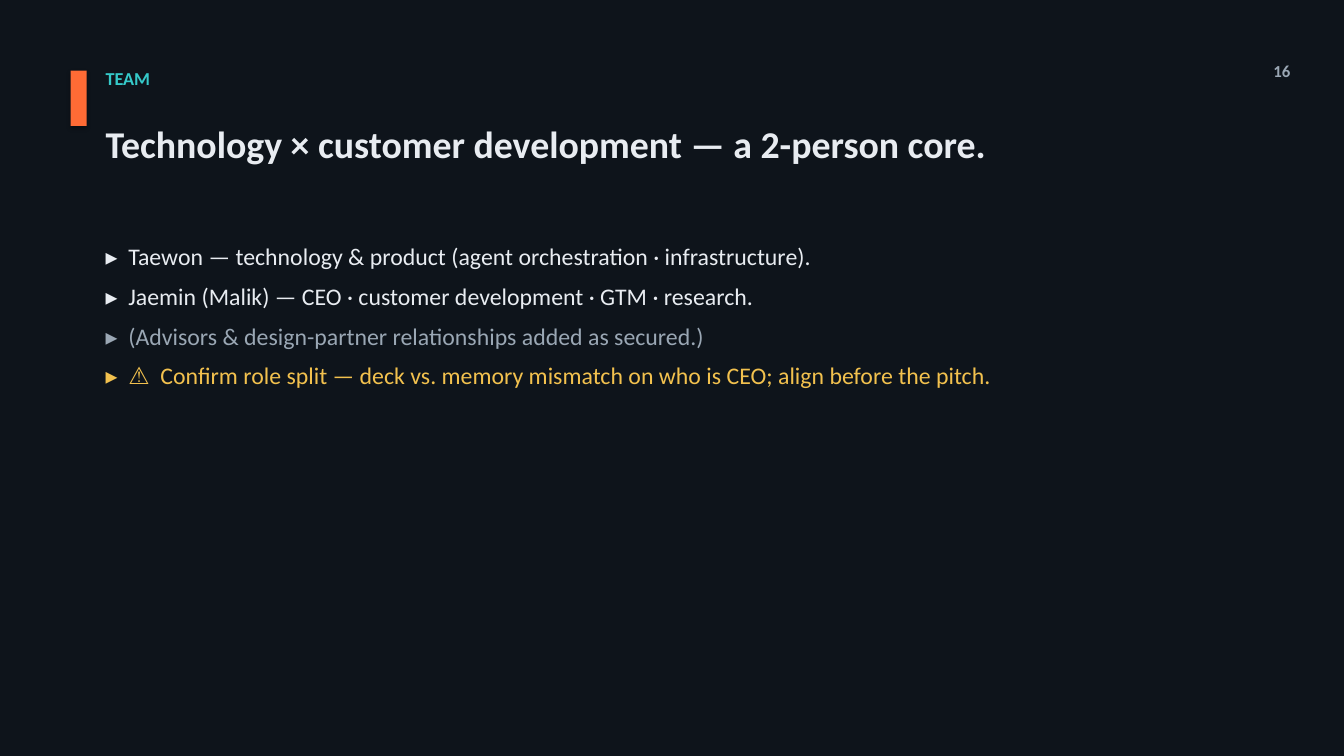
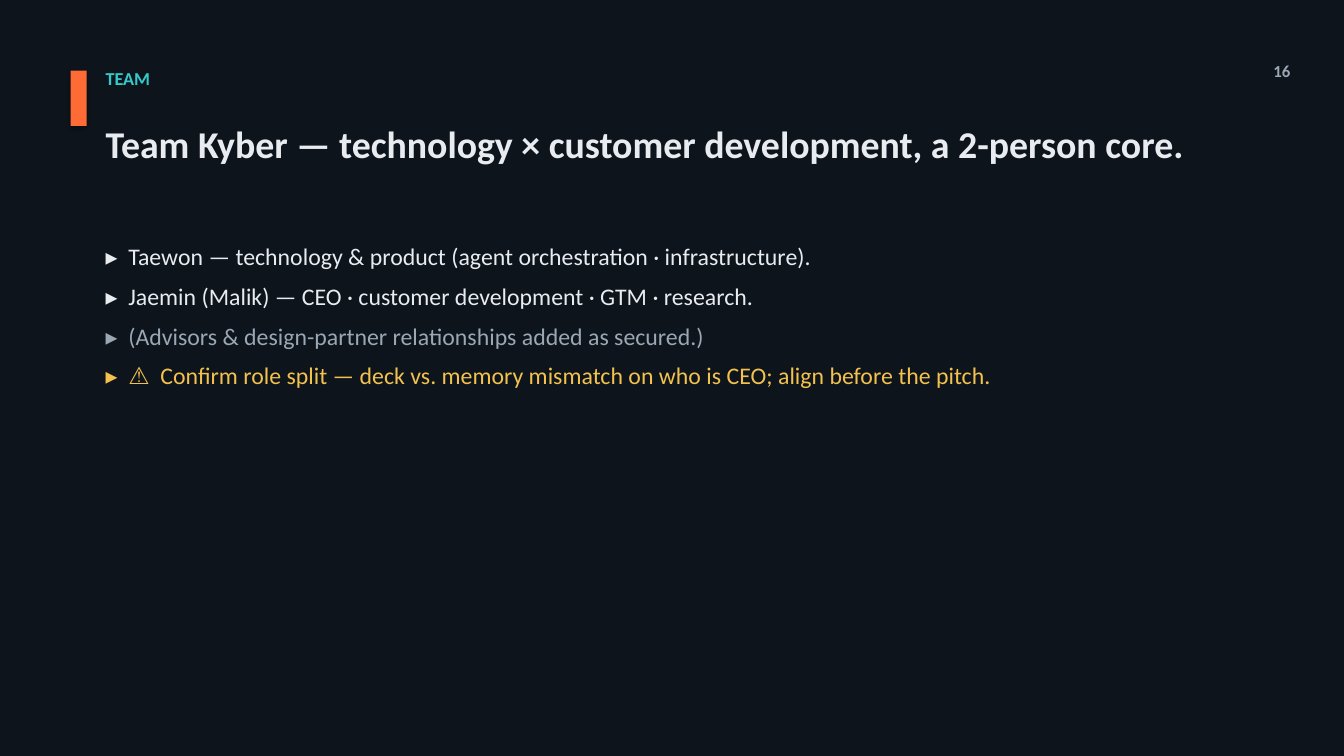
Before and after one commit to jmormalik/WTIA_AI_Cost_Gov, a slide deck: slide 16 of deliverables/Pitch_Deck_VersionA_Market-Shift_EN.pptx. Drawn at 1344x756 pixels with LibreOffice and Linux fonts; fonts in the diff are those of the drawing. Boxes give left, top, right and bottom in pixels: in the first picture for what was removed or moved away, otherwise in the second. Text is boxed around its words. In the diff, an @@ line names an element or a change of style, - is before the commit and + after.

Commit message:
팀명 = Team Kyber 확정 + 트랙션[15] design-partner 처리(숫자 제거→Ask 연결)
- 팀명 = Team Kyber(제품명과 동일). title 푸터 + Team[16] 헤드라인 A·B 반영.
- design partner 실수치 = 서명 0/활성 대화 1(라이너 비공식·미확정)/발송 3
  (모의 소개는 전부 가상). 0을 부풀리지 않기로 → 슬라이드 카운트 제거하고
  Ask(디자인 파트너 웜인트로 요청)와 연결(0이 Ask 서사와 정합).
- 덱 A·B 재생성(17장·오프캔버스 0·실명 누출 0). 아웃라인·_START_HERE 동기화.
- 🚩 잔여: Team[16] 역할 표기 vs 메모리 불일치(사용자=CEO) 팀 확정.

```diff
--- a/deliverables/Pitch_Deck_VersionA_Market-Shift_EN.pptx
+++ b/deliverables/Pitch_Deck_VersionA_Market-Shift_EN.pptx
@@ text at [106,131,1183,165]: text changed @@
-Technology × customer development — a 2-person core.
+Team Kyber — technology × customer development, a 2-person core.
```
Also in this commit, not shown: 2 other slides changed, 4 other files.
